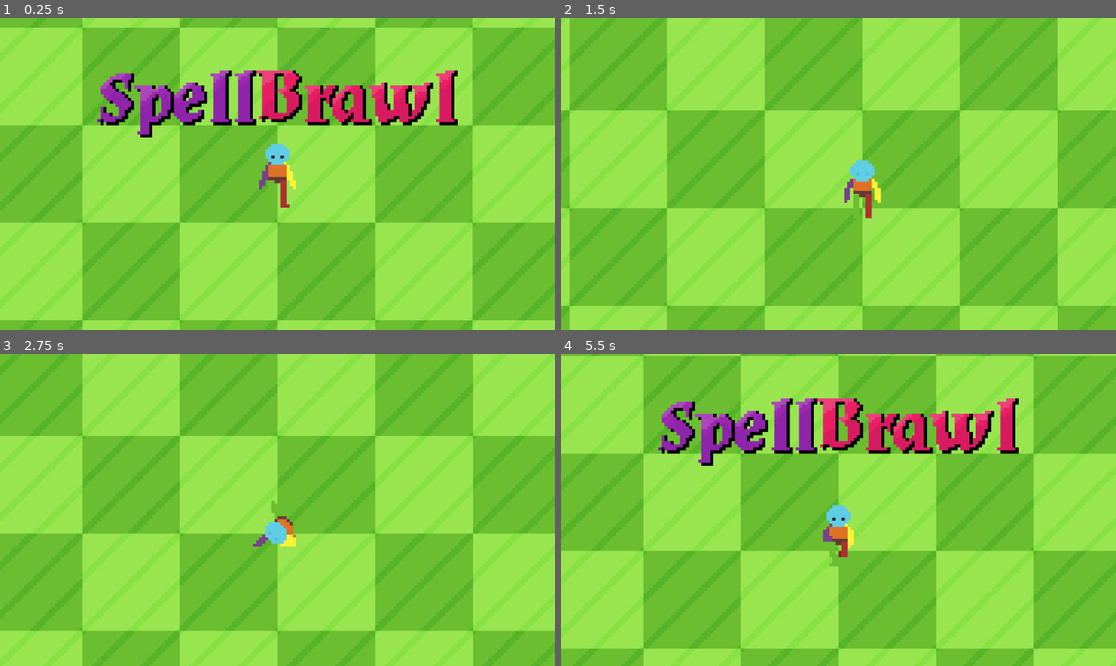
Above: before the commit, frames 1-4 (two rows, left to right).
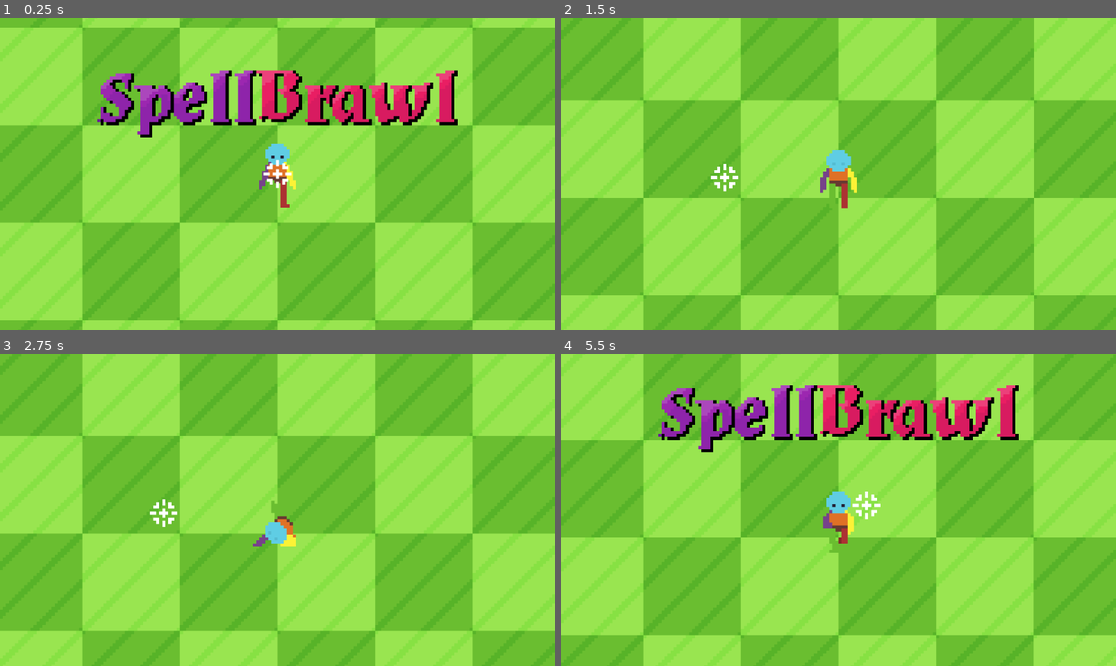
Above: after the commit, the same moments.

Repository: SirNoods/spellbrawl
Game: Godot game, scene res://scenes/game.tscn
Same seed, same stepped clock (60 frames per second), same inputs: the game is played once before the commit and once after it.
Inputs (mouse positions are in pixels of both pictures, inside the frame that each line leads up to):
- Up to frame 1 (0.25 s): no input
- Up to frame 2 (1.5 s): tap Enter at 0.5 s; move the mouse to (960, 158) at 0.52 s; hold D (move_right) 0.53-1.28 s; tap Space (dash) at 0.6 s; move the mouse to (727, 189) at 1.27 s; hold S (move_down) from 1.28 s (still down); tap Backspace (die) at 1.35 s
- Up to frame 3 (2.75 s): move the mouse to (333, 441) at 2.02 s; release S (move_down) at 2.03 s; hold D (move_right) from 2.03 s (still down); tap Space (dash) at 2.1 s
- Up to frame 4 (5.5 s): tap Space (dash) at 2.75, 3.6, 5.1 s; move the mouse to (810, 572) at 2.77 s; release D (move_right) at 2.78 s; hold W (move_up) 2.78-3.53 s; tap Backspace (die) at 2.85, 4.35 s; move the mouse to (1005, 556) at 3.52 s; hold A (move_left) 3.53-5.03 s; move the mouse to (672, 463) at 4.27 s; tap Enter at 5 s; move the mouse to (866, 510) at 5.02 s; hold S (move_down) from 5.03 s (still down)

The runs differ from the first frame. In frame 1, 0.2% of the frame differs, in the area x 47-53%, y 45-55%; in frame 2, 29%, in the area x 0-100%, y 0-100%; in frame 3, 0.3%; in frame 4, 20%.

Commit message:
added aiming
added aiming, including a crosshair and clamped to max range

Diff:
--- /dev/null
+++ b/resources/magicsystem/elements/FireElement.tres
@@ -0,0 +1,11 @@
+[gd_resource type="Resource" load_steps=2 format=3 uid="uid://b77iiimpurcxn"]
+
+[sub_resource type="GDScript" id="GDScript_man3x"]
+script/source = "# FireElement.tres
+var damage = 15
+var burn_duration = 2.0
+var color = Color.RED
+"
+
+[resource]
+script = SubResource("GDScript_man3x")
--- /dev/null
+++ b/resources/magicsystem/shapes/ProjectileShape.tres
@@ -0,0 +1,10 @@
+[gd_resource type="Resource" load_steps=2 format=3 uid="uid://dw2bmpddkrsqd"]
+
+[sub_resource type="GDScript" id="GDScript_14n0t"]
+script/source = "# ProjectileShape.tres
+var speed = 500
+var lifetime = 1.5
+"
+
+[resource]
+script = SubResource("GDScript_14n0t")
--- a/scenes/game.tscn
+++ b/scenes/game.tscn
@@ -18,6 +18,7 @@
 [node name="Camera2D" type="Camera2D" parent="Player"]
 zoom = Vector2(6.335, 6.335)
 position_smoothing_enabled = true
+position_smoothing_speed = 20.0
 
 [node name="Sprite2D" type="Sprite2D" parent="."]
 visible = false
--- a/scenes/player.tscn
+++ b/scenes/player.tscn
@@ -18,6 +18,7 @@
 [ext_resource type="Texture2D" uid="uid://deau8wfy7q3e0" path="res://assets/sprites/tdtemplate/SpriteSheets/2_Template_Run_Left-Sheet.png" id="14_dt7fs"]
 [ext_resource type="Texture2D" uid="uid://v87l5pownjyk" path="res://assets/sprites/tdtemplate/SpriteSheets/2_Template_Run_Right-Sheet.png" id="15_wqfne"]
 [ext_resource type="Texture2D" uid="uid://dl61a0o8fecpo" path="res://assets/sprites/tdtemplate/SpriteSheets/2_Template_Run_Up-Sheet.png" id="16_wnwbv"]
+[ext_resource type="Texture2D" uid="uid://ms2vu7b87in5" path="res://assets/sprites/UI/crosshair.png" id="19_4r5pv"]
 
 [sub_resource type="FastNoiseLite" id="FastNoiseLite_4r5pv"]
 frequency = 0.0249
@@ -1082,6 +1083,13 @@
 wait_time = 4.0
 one_shot = true
 
+[node name="AimOffset" type="Node2D" parent="."]
+
+[node name="CrosshairTexture" type="Sprite2D" parent="AimOffset"]
+texture = ExtResource("19_4r5pv")
+
+[node name="AimController" type="Node2D" parent="."]
+
 [connection signal="timeout" from="DashTimer" to="." method="_on_dash_timer_timeout"]
 [connection signal="timeout" from="DashCooldown" to="." method="_on_dash_cooldown_timeout"]
 [connection signal="timeout" from="DeathTimer" to="." method="_on_death_timer_timeout"]
--- a/scripts/player.gd
+++ b/scripts/player.gd
@@ -5,6 +5,7 @@
 @export var dash_speed : float = 600
 @export var dash_duration : float = 0.2
 @export var dash_cooldown : float = 1.0
+@export var aim_range : float = 40.0
 
 # --- States ---
 enum State {IDLE, RUNNING, DASHING, DYING}
@@ -38,6 +39,10 @@
 			handle_dying()
 
 	move_and_slide()
+
+	# Handle Aiming (skip during Dying)
+	if current_state != State.DYING:
+		update_aiming(delta)
 
 # --- State Handlers ---
 func handle_idle(input_dir: Vector2):
@@ -76,6 +81,21 @@
 func handle_dying():
 	velocity = Vector2.ZERO
 
+func update_aiming(delta: float):
+	var mouse_pos := get_global_mouse_position()
+	var to_mouse := mouse_pos - global_position
+	var distance := to_mouse.length()
+	# Determine final position
+	var aim_pos: Vector2
+	if distance <= aim_range:
+		aim_pos = mouse_pos  # Use exact mouse position when within range
+	else:
+		aim_pos = global_position + (to_mouse.normalized() * aim_range)  # Clamp to max range
+
+	# Update aiming
+	$AimController.look_at(aim_pos)
+	$AimOffset.position = (aim_pos - global_position)  # Will be exact mouse pos or clamped
+
 # --- Helper Functions ---
 func die():
 	$AnimatedSprite2D.animation = "death_"+last_direction
--- a/shaders/dissolve.tres
+++ b/shaders/dissolve.tres
@@ -155,6 +155,7 @@
 
 }
 "
+graph_offset = Vector2(-47.4802, -41.7258)
 mode = 1
 flags/light_only = false
 nodes/fragment/0/position = Vector2(1920, 260)
Binary file added: assets/sprites/UI/crosshair.png
Not shown, added: assets/sprites/UI/crosshair.png.import
Not shown: 1 places in scenes/player.tscn that only renumber resources
